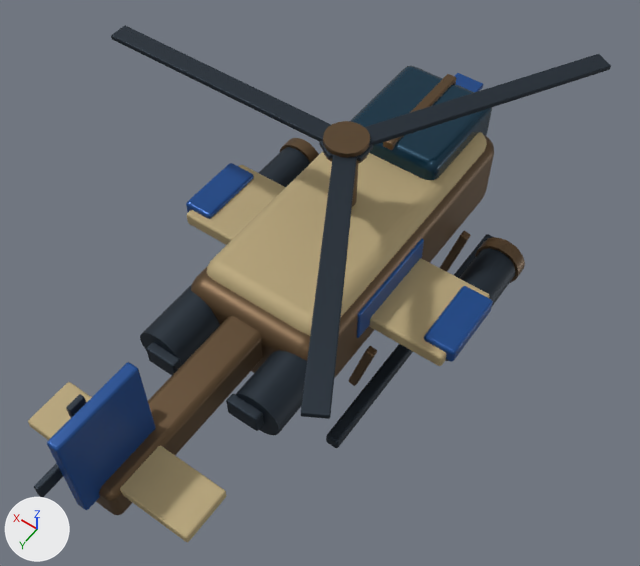
A saved change to the glTF model src/assets/reborn/animation/gunship-0.glb.
The view is the same before and after, from a 50 mm camera at (-1.53, 2.41, 3.92) aimed at (-0.04, 0.32, 0.63). Every picture has the same lights, and +X, +Y and +Z are marked at lower left. The older version comes first. Where no turn or scale is listed for an object, it has been applied to the vertices. Vertices at exactly the same position are counted once.

In view in the first picture: 'Airframe_0', 'CeramicFuselage_1', 'Cockpit_2', 'Exhaust_12', 'RotorBlade_34', 'RotorBlade_35', 'RotorBlade_36', 'SideEnamel_7', 'TailBoom_23', 'TailFin_24', 'TailPlane_25', 'Wing_16', 'Wing_8' and 18 more.
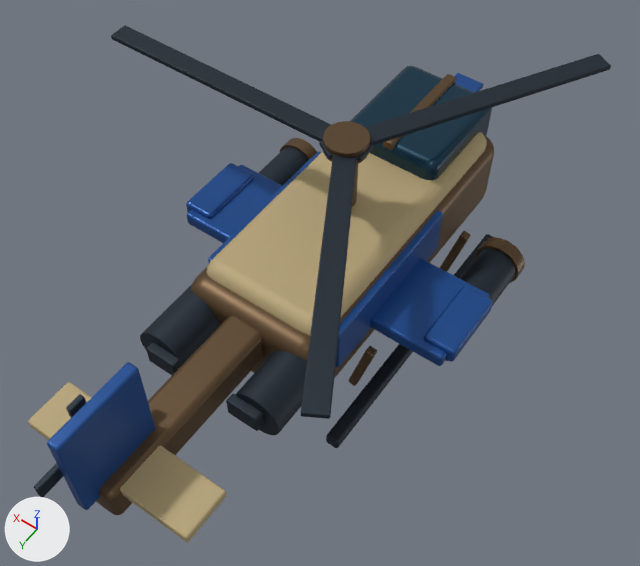
What the commit changed:
me_mesh_7 is used by ob_sideenamel_7; parent ob_atlas_gunship; location (-0.34, 0.2, 0.71).
me_mesh_7 had 152 vertices, 300 faces and spanned x -0.02..0.02, y -0.27..0.27, z -0.09..0.09.
me_mesh_7 now has 152 vertices, 300 faces and spans x -0.023..0.023, y -0.43..0.43, z -0.13..0.13.
me_mesh_7 part 1: 152 of 152 vertices moved; they spanned x -0.02..0.02, y -0.27..0.27, z -0.09..0.09 and now span x -0.023..0.023, y -0.43..0.43, z -0.13..0.13; mean shift (0.0, 0.0, 0.0).
me_mesh_8 has 152 vertices, 300 faces and spans x -0.285..0.285, y -0.22..0.22, z -0.038..0.038.
me_mesh_8 no longer uses material mat_atlas_sand_ceramic (beige #b9a77c).
me_mesh_8 gains material mat_atlas_faction_enamel (blue #194e94).

Pixel boxes [x1, y1, x2, y2] of what changed, in the pictures (640 x 566 px; the box of a moved part takes in the faces that stretch with it):
'Wing_8', recoloured (beige to blue): [370, 259, 490, 366] in both
'SideEnamel_7', reshaped (59% wider, 56% taller): before [357, 238, 424, 338]; after [336, 210, 443, 367]
'Wing_16', recoloured (beige to blue): [187, 165, 282, 243] in both
'SideEnamel_15', reshaped (not visible before): after [208, 151, 321, 263]
part 1 of me_mesh_7, moved or reshaped: before [357, 238, 424, 338]; after [208, 151, 443, 367]
